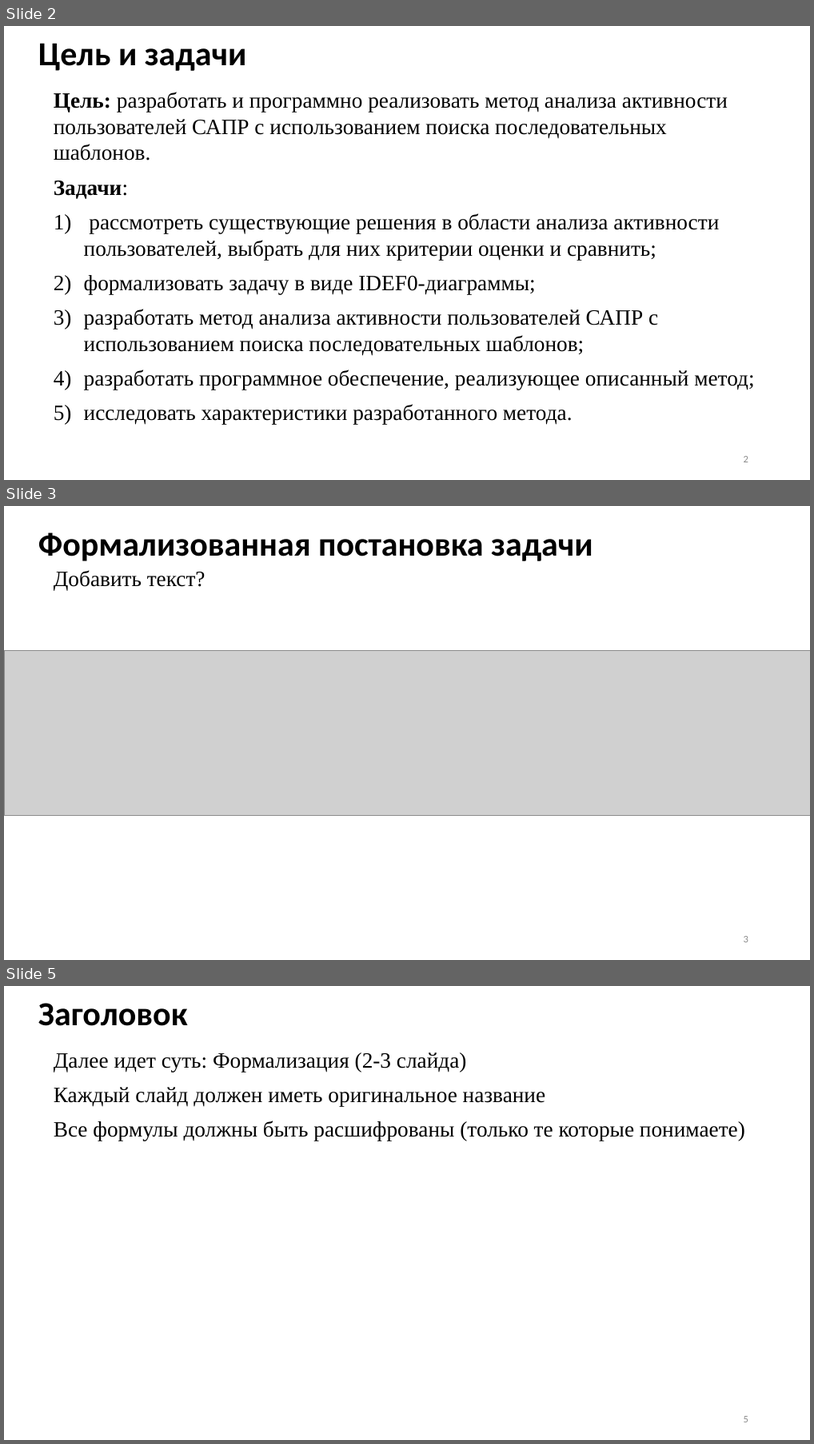
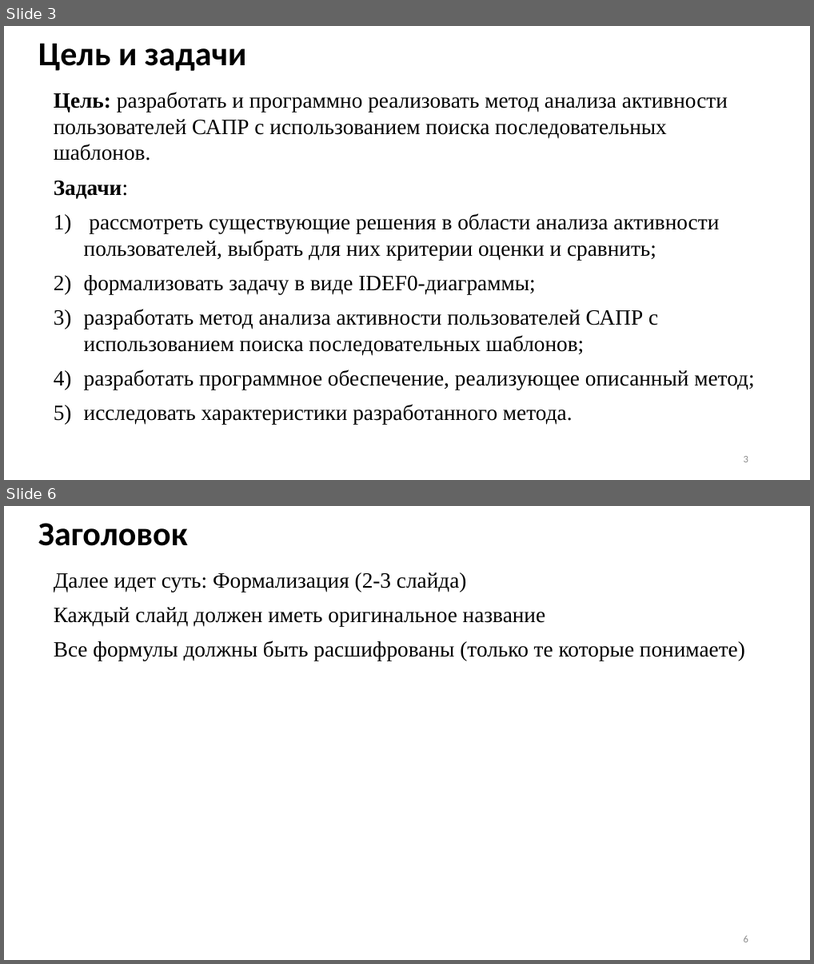
Before and after one commit to Inlucker/8semestr, a slide deck: ВКР/Презентация/ПронинАС_ВКР_презентация.pptx. Shown one above the other, each under a label of ours: slides 2, 3 and 5 before the commit, slides 3 and 6 after it; the slides between them are not shown. The pictures are 814x1444 and 814x964 pixels, drawn with LibreOffice and Linux fonts; fonts in the diff are those of the drawing; grey boxes stand for pictures. Boxes give left, top, right and bottom in pixels: in the first picture for what was removed or moved away, otherwise in the second. Text is boxed around its words. In the diff, an @@ line names an element or a change of style, - is before the commit and + after.

```diff
--- a/ВКР/Презентация/ПронинАС_ВКР_презентация.pptx
+++ b/ВКР/Презентация/ПронинАС_ВКР_презентация.pptx
@@ slide 3 removed at [4, 506, 810, 960], background #FFFFFF @@
@@ title removed at [38, 532, 594, 561] @@
-Формализованная постановка задачи
@@ text removed at [54, 570, 206, 591] @@
-Добавить текст?
@@ picture removed at [4, 651, 810, 815] @@
@@ page number removed at [744, 936, 749, 942] @@
-3
@@ what was slide 2 is now slide 3 @@
@@ what was slide 5 is now slide 6 @@
```
Also in this commit, not shown: 5 slides changed, 7 slides added, 2 other slides removed, 14 other files.
